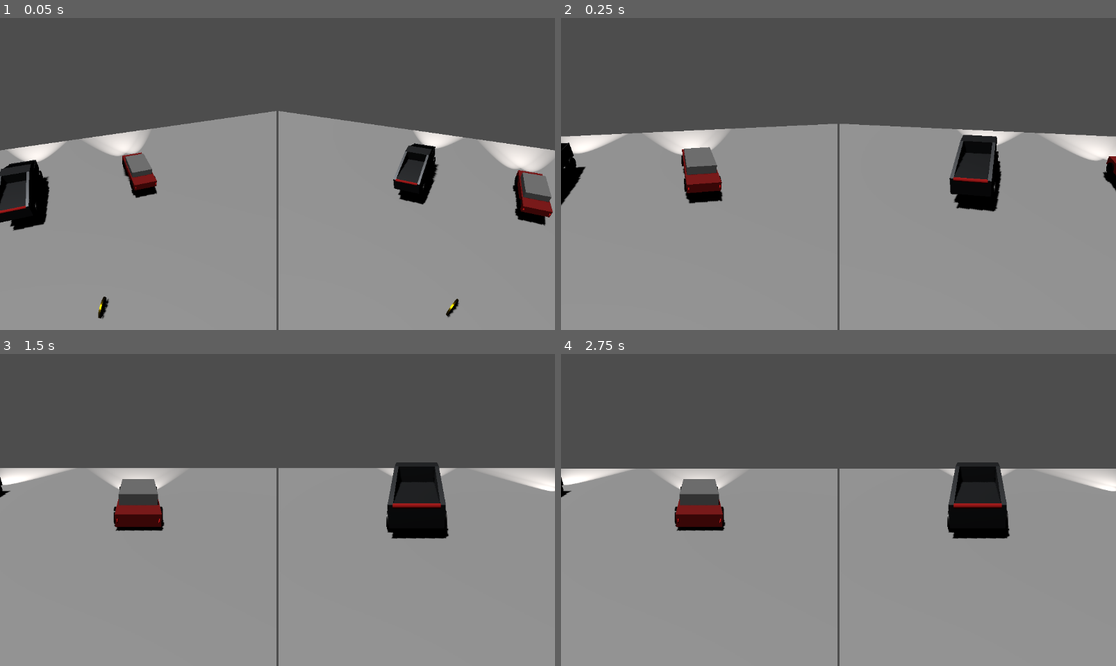
Above: before the commit, frames 1-4 (two rows, left to right).
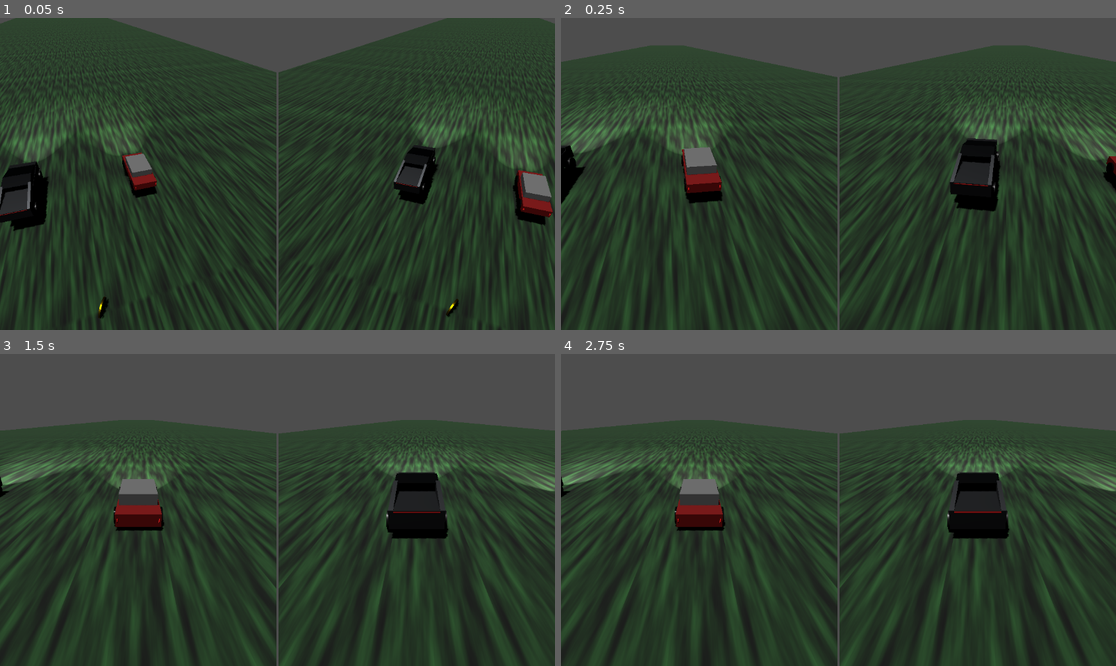
Above: after the commit, the same moments.

Repository: AntoineT01/Cyber-Race
Game: Godot game, scene res://jeux.tscn
Same seed, same stepped clock (60 frames per second), same inputs: the game is played once before the commit and once after it.
Inputs:
- Up to frame 1 (0.05 s): no input
- Up to frame 2 (0.25 s): no input
- Up to frame 3 (1.5 s): no input
- Up to frame 4 (2.75 s): tap Enter at 2 s

The runs differ from the first frame. In frame 1, 89% of the frame differs, in the area x 0-100%, y 0-100%; in frame 2, 82%; in frame 3, 72%; in frame 4, 72%.

Commit message:
feat(cybertruck) : graphic rework

Diff:
--- a/cybertruck.tscn
+++ b/cybertruck.tscn
@@ -1,12 +1,12 @@
-[gd_scene load_steps=16 format=3 uid="uid://ds05tvwkfuwrh"]
+[gd_scene load_steps=17 format=3 uid="uid://ds05tvwkfuwrh"]
 
 [ext_resource type="Script" path="res://voiture.gd" id="1_molc1"]
 
 [sub_resource type="BoxShape3D" id="BoxShape3D_1"]
-size = Vector3(2.2, 1.6, 5.8)
+size = Vector3(2.2, 2, 5.8)
 
 [sub_resource type="BoxMesh" id="BoxMesh_yectt"]
-size = Vector3(2.2, 1, 5.8)
+size = Vector3(2.2, 0.8, 5.8)
 
 [sub_resource type="StandardMaterial3D" id="StandardMaterial3D_1"]
 albedo_color = Color(0.75, 0.77, 0.8, 1)
@@ -14,8 +14,8 @@
 roughness = 0.3
 
 [sub_resource type="PrismMesh" id="PrismMesh_2"]
-left_to_right = 0.85
-size = Vector3(2.1, 0.8, 2.1)
+left_to_right = 1.0
+size = Vector3(2.4, 0.6, 2.1)
 
 [sub_resource type="StandardMaterial3D" id="StandardMaterial3D_2"]
 albedo_color = Color(0.6, 0.62, 0.65, 1)
@@ -36,13 +36,12 @@
 size = Vector3(2, 0.05, 0.1)
 
 [sub_resource type="StandardMaterial3D" id="StandardMaterial3D_4"]
-albedo_color = Color(1, 0.9, 0.4, 1)
 emission_enabled = true
-emission = Color(1, 0.9, 0.4, 1)
+emission = Color(1, 0.901961, 1, 1)
 emission_energy_multiplier = 2.0
 
 [sub_resource type="BoxMesh" id="BoxMesh_reewa"]
-size = Vector3(2.2, 1, 1)
+size = Vector3(2.2, 0.4, 0.7)
 
 [sub_resource type="StandardMaterial3D" id="StandardMaterial3D_g5aav"]
 albedo_color = Color(0.75, 0.77, 0.8, 1)
@@ -51,11 +50,11 @@
 
 [sub_resource type="PrismMesh" id="PrismMesh_41cqt"]
 left_to_right = 0.0
-size = Vector3(3, 0.8, 0.2)
+size = Vector3(2.4, 0.5, 0.2)
 
 [sub_resource type="CylinderMesh" id="CylinderMesh_fpl72"]
-top_radius = 0.1
-bottom_radius = 0.1
+top_radius = 0.05
+bottom_radius = 0.05
 height = 1.8
 radial_segments = 16
 rings = 1
@@ -65,6 +64,10 @@
 emission_enabled = true
 emission = Color(1, 0, 0, 1)
 emission_energy_multiplier = 0.0
+
+[sub_resource type="BoxMesh" id="BoxMesh_gpoa5"]
+material = SubResource("StandardMaterial3D_2")
+size = Vector3(2.1, 1.2, 1.2)
 
 [node name="Cybertruck" type="VehicleBody3D"]
 collision_layer = 2
@@ -75,21 +78,22 @@
 script = ExtResource("1_molc1")
 
 [node name="CollisionShape3D" type="CollisionShape3D" parent="."]
-transform = Transform3D(1, 0, 0, 0, 1, 0, 0, 0, 1, 0, 0.8, 0)
+transform = Transform3D(1, 0, 0, 0, 1, 0, 0, 0, 1, 0, 1, -0.00547123)
 shape = SubResource("BoxShape3D_1")
 
 [node name="CybertruckBody" type="MeshInstance3D" parent="."]
-transform = Transform3D(-1, 0, -8.74228e-08, 0, 1, 0, 8.74228e-08, 0, -1, 0.00540638, 1.03149, -0.059455)
+transform = Transform3D(-1, 0, -8.74228e-08, 0, 1, 0, 8.74228e-08, 0, -1, 0, 0.9, -0.059)
 mesh = SubResource("BoxMesh_yectt")
 surface_material_override/0 = SubResource("StandardMaterial3D_1")
 
 [node name="Cabin" type="MeshInstance3D" parent="."]
-transform = Transform3D(-4.37114e-08, 0, 1, 0, 1, 0, -1, 0, -4.37114e-08, 0.0106604, 1.87423, 1.79981)
+transform = Transform3D(-4.37114e-08, 0, 1, 0, 1, 0, -1, 0, -4.37114e-08, 0, 1.6, 1.64474)
 mesh = SubResource("PrismMesh_2")
 surface_material_override/0 = SubResource("StandardMaterial3D_2")
 
 [node name="FrontLeftWheel" type="VehicleWheel3D" parent="."]
 transform = Transform3D(1, 0, 0, 0, 1, 0, 0, 0, 1, 1.1, 0.45, 2)
+use_as_traction = true
 use_as_steering = true
 
 [node name="MeshInstance3D" type="MeshInstance3D" parent="FrontLeftWheel"]
@@ -99,6 +103,7 @@
 
 [node name="FrontRightWheel" type="VehicleWheel3D" parent="."]
 transform = Transform3D(1, 0, 0, 0, 1, 0, 0, 0, 1, -1.1, 0.45, 2)
+use_as_traction = true
 use_as_steering = true
 
 [node name="MeshInstance3D" type="MeshInstance3D" parent="FrontRightWheel"]
@@ -125,15 +130,15 @@
 surface_material_override/0 = SubResource("StandardMaterial3D_3")
 
 [node name="Headlights" type="Node3D" parent="."]
+transform = Transform3D(1, 0, 0, 0, 1, 0, 0, 0, 1, 0, 0.257473, 0)
 
 [node name="Headlight" type="MeshInstance3D" parent="Headlights"]
-transform = Transform3D(1, 0, 0, 0, 1, 0, 0, 0, 1, 0, 0.9, 2.9)
+transform = Transform3D(1, 0, 0, 0, 1, 0, 0, 0, 1, 0, 0.990635, 2.79284)
 mesh = SubResource("BoxMesh_3")
 surface_material_override/0 = SubResource("StandardMaterial3D_4")
 
 [node name="LeftHeadlightLight" type="SpotLight3D" parent="Headlights/Headlight"]
-transform = Transform3D(-1, 0, 8.74228e-08, 0, 1, 0, -8.74228e-08, 0, -1, 0, 0, 0)
-light_color = Color(1, 0.945098, 0.909804, 1)
+transform = Transform3D(-1, 0, 8.74228e-08, 0, 1, 0, -8.74228e-08, 0, -1, 0, -0.276693, 0)
 light_energy = 5.0
 light_indirect_energy = 2.0
 light_volumetric_fog_energy = 2.0
@@ -142,7 +147,7 @@
 spot_angle_attenuation = 0.5
 
 [node name="RightHeadlightLight" type="SpotLight3D" parent="Headlights/Headlight"]
-transform = Transform3D(-1, 0, 8.74228e-08, 0, 1, 0, -8.74228e-08, 0, -1, 0, 0, 0)
+transform = Transform3D(-1, 0, 8.74228e-08, 0, 1, 0, -8.74228e-08, 0, -1, 0, -0.276693, 0)
 light_color = Color(1, 0.945098, 0.909804, 1)
 light_energy = 5.0
 light_indirect_energy = 2.0
@@ -152,17 +157,17 @@
 spot_angle_attenuation = 0.5
 
 [node name="MeshInstance3D" type="MeshInstance3D" parent="."]
-transform = Transform3D(1, 0, 0, 0, 1, 0, 0, 0, 1, 0, 1.83001, 0.572328)
+transform = Transform3D(1, 0, 0, 0, 0.969192, -0.246306, 0, 0.246306, 0.969192, 0, 1.23, 2.46573)
 mesh = SubResource("BoxMesh_reewa")
 surface_material_override/0 = SubResource("StandardMaterial3D_g5aav")
 
 [node name="MeshInstance3D2" type="MeshInstance3D" parent="."]
-transform = Transform3D(-4.37114e-08, 0, 1, 0, 1, 0, -1, 0, -4.37114e-08, 0.996419, 1.94644, -1.43727)
+transform = Transform3D(-4.37114e-08, 0, 1, 0, 1, 0, -1, 0, -4.37114e-08, 1, 1.55, -1.75)
 mesh = SubResource("PrismMesh_41cqt")
 surface_material_override/0 = SubResource("StandardMaterial3D_1")
 
 [node name="MeshInstance3D3" type="MeshInstance3D" parent="."]
-transform = Transform3D(-4.37114e-08, 0, 1, 0, 1, 0, -1, 0, -4.37114e-08, -0.995844, 1.94644, -1.43727)
+transform = Transform3D(-4.37114e-08, 0, 1, 0, 1, 0, -1, 0, -4.37114e-08, -1, 1.55, -1.75)
 mesh = SubResource("PrismMesh_41cqt")
 surface_material_override/0 = SubResource("StandardMaterial3D_1")
 
@@ -190,13 +195,17 @@
 transform = Transform3D(1, 0, 0, 0, 1, 0, 0, 0, 1, 0, 0.668969, -0.75201)
 
 [node name="LeftTaillight" type="MeshInstance3D" parent="Taillights"]
-transform = Transform3D(-4.37114e-08, -1, 0, 1, -4.37114e-08, 0, 0, 0, 1, 0, 0.8, -2.13935)
+transform = Transform3D(-4.37114e-08, -1, 0, 1, -4.37114e-08, 0, 0, 0, 1, 0, 0.559088, -2.17036)
 mesh = SubResource("CylinderMesh_fpl72")
 surface_material_override/0 = SubResource("StandardMaterial3D_84gdi")
 
 [node name="RightTaillight" type="MeshInstance3D" parent="Taillights"]
-transform = Transform3D(-4.37114e-08, -1, 0, 1, -4.37114e-08, 0, 0, 0, 1, 0, 0.699884, -1.97343)
+transform = Transform3D(-4.37114e-08, -1, 0, 1, -4.37114e-08, 0, 0, 0, 1, 0, 0.423191, -1.97343)
 mesh = SubResource("CylinderMesh_fpl72")
 surface_material_override/0 = SubResource("StandardMaterial3D_84gdi")
 
+[node name="MeshInstance3D5" type="MeshInstance3D" parent="."]
+transform = Transform3D(1, 0, 0, 0, 0.99008, 0.140504, 0, -0.140504, 0.99008, 0, 1.223, -0.067)
+mesh = SubResource("BoxMesh_gpoa5")
+
 [connection signal="body_entered" from="." to="." method="_on_body_entered"]
--- a/jeux.tscn
+++ b/jeux.tscn
@@ -1,15 +1,28 @@
-[gd_scene load_steps=15 format=3 uid="uid://bnxxx"]
+[gd_scene load_steps=19 format=3 uid="uid://bnxxx"]
 
 [ext_resource type="PackedScene" uid="uid://c7ttf85vfj4cj" path="res://voiture.tscn" id="1_abcde"]
 [ext_resource type="Script" path="res://camera_follow.gd" id="2_fghij"]
 [ext_resource type="PackedScene" uid="uid://btfh3r6kqb0wg" path="res://piece.tscn" id="3_klmno"]
 [ext_resource type="PackedScene" uid="uid://ds05tvwkfuwrh" path="res://cybertruck.tscn" id="4_buaph"]
+[ext_resource type="PackedScene" uid="uid://dxwjn6fmudjrc" path="res://terrain.tscn" id="5_uf4n7"]
 
 [sub_resource type="BoxShape3D" id="BoxShape3D_1"]
-size = Vector3(100, 1, 100)
+size = Vector3(100, 1, 1500)
+
+[sub_resource type="FastNoiseLite" id="FastNoiseLite_d55ql"]
+
+[sub_resource type="NoiseTexture2D" id="NoiseTexture2D_2qs5e"]
+noise = SubResource("FastNoiseLite_d55ql")
+
+[sub_resource type="StandardMaterial3D" id="StandardMaterial3D_j4mem"]
+albedo_color = Color(0.1739, 0.37, 0.177168, 1)
+albedo_texture = SubResource("NoiseTexture2D_2qs5e")
+normal_scale = -1.7
+uv1_scale = Vector3(100, 100, 100)
 
 [sub_resource type="BoxMesh" id="BoxMesh_1"]
-size = Vector3(100, 1, 100)
+material = SubResource("StandardMaterial3D_j4mem")
+size = Vector3(100, 1, 1500)
 
 [sub_resource type="BoxShape3D" id="BoxShape3D_2"]
 size = Vector3(20, 1, 40)
@@ -105,9 +118,10 @@
 mesh = SubResource("BoxMesh_3")
 
 [node name="Ramp1" type="StaticBody3D" parent="World"]
-transform = Transform3D(1, 0, 0, 0, 1, 0, 0, 0, 1, -20, 1.79008, -12.3338)
+transform = Transform3D(0.0223209, 0, 0.999751, 0, 1, 0, -0.999751, 0, 0.0223209, -3.11959, 1.79008, 10.4486)
 
 [node name="MeshInstance3D" type="MeshInstance3D" parent="World/Ramp1"]
+transform = Transform3D(1, 0, 0, 0, 1, 0, 0, 0, 1, 0, 0.47248, 0)
 mesh = SubResource("PrismMesh_1")
 
 [node name="CollisionShape3D" type="CollisionShape3D" parent="World/Ramp1"]
@@ -137,8 +151,7 @@
 collision_layer = 1
 collision_mask = 1
 mass = 40.0
-center_of_mass_mode = 0
-center_of_mass = Vector3(0, 0, 0)
+center_of_mass_mode = -1
 steering_control = "steering_1"
 throttle_control = "throttle_1"
 brake_control = "brake_1"
@@ -148,7 +161,7 @@
 transform = Transform3D(1, 0, 0, 0, 1, 0, 0, 0, 1, 5, 1, 40)
 collision_layer = 1
 collision_mask = 1
-mass = 30.0
+mass = 40.0
 center_of_mass_mode = -1
 steering_control = "steering_2"
 throttle_control = "throttle_2"
@@ -175,3 +188,5 @@
 
 [node name="Piece5" parent="World/Pieces" instance=ExtResource("3_klmno")]
 transform = Transform3D(1, 0, 0, 0, 1, 0, 0, 0, 1, 0, 6, 0)
+
+[node name="terrain" parent="." instance=ExtResource("5_uf4n7")]
--- a/terrain.tscn
+++ b/terrain.tscn
@@ -1,86 +1,5 @@
-[gd_scene load_steps=5 format=3 uid="uid://bnxxx"]
+[gd_scene format=3 uid="uid://dxwjn6fmudjrc"]
 
-[ext_resource type="PackedScene" path="res://voiture.tscn" id="1_abcde"]
-[ext_resource type="Script" path="res://camera_follow.gd" id="2_fghij"]
-[ext_resource type="PackedScene" path="res://piece.tscn" id="3_klmno"]
-[ext_resource type="PackedScene" path="res://terrain_basic.tscn" id="4_pqrst"]
+[node name="terrain" type="Node3D"]
 
-[node name="Jeux" type="Node"]
-
-[node name="SplitScreen" type="HBoxContainer" parent="."]
-anchors_preset = 15
-anchor_right = 1.0
-anchor_bottom = 1.0
-grow_horizontal = 2
-grow_vertical = 2
-
-[node name="ViewportContainer1" type="SubViewportContainer" parent="SplitScreen"]
-layout_mode = 2
-size_flags_horizontal = 3
-stretch = true
-
-[node name="SubViewport1" type="SubViewport" parent="SplitScreen/ViewportContainer1"]
-handle_input_locally = false
-size = Vector2i(640, 480)
-render_target_update_mode = 4
-
-[node name="Camera3D1" type="Camera3D" parent="SplitScreen/ViewportContainer1/SubViewport1"]
-transform = Transform3D(1, 0, 0, 0, 0.866025, 0.5, 0, -0.5, 0.866025, 0, 5, 10)
-script = ExtResource("2_fghij")
-target_name = "Voiture1"
-
-[node name="ViewportContainer2" type="SubViewportContainer" parent="SplitScreen"]
-layout_mode = 2
-size_flags_horizontal = 3
-stretch = true
-
-[node name="SubViewport2" type="SubViewport" parent="SplitScreen/ViewportContainer2"]
-handle_input_locally = false
-size = Vector2i(640, 480)
-render_target_update_mode = 4
-
-[node name="Camera3D2" type="Camera3D" parent="SplitScreen/ViewportContainer2/SubViewport2"]
-transform = Transform3D(1, 0, 0, 0, 0.866025, 0.5, 0, -0.5, 0.866025, 0, 5, 10)
-script = ExtResource("2_fghij")
-target_name = "Voiture2"
-
-[node name="World" type="Node3D" parent="."]
-
-[node name="Terrain" parent="World" instance=ExtResource("4_pqrst")]
-
-[node name="Voiture1" parent="World" instance=ExtResource("1_abcde")]
-transform = Transform3D(1, 0, 0, 0, 1, 0, 0, 0, 1, -30, 1, 0)
-collision_layer = 2
-collision_mask = 3
-steering_control = "steering_1"
-throttle_control = "throttle_1"
-brake_control = "brake_1"
-
-[node name="Voiture2" parent="World" instance=ExtResource("1_abcde")]
-transform = Transform3D(1, 0, 0, 0, 1, 0, 0, 0, 1, -25, 1, 0)
-collision_layer = 2
-collision_mask = 3
-steering_control = "steering_2"
-throttle_control = "throttle_2"
-brake_control = "brake_2"
-
-[node name="DirectionalLight3D" type="DirectionalLight3D" parent="World"]
-transform = Transform3D(0.866025, -0.433013, 0.25, 0, 0.5, 0.866025, -0.5, -0.75, 0.433013, 0, 10, 0)
-shadow_enabled = true
-
-[node name="Pieces" type="Node3D" parent="World"]
-
-[node name="Piece1" parent="World/Pieces" instance=ExtResource("3_klmno")]
-transform = Transform3D(1, 0, 0, 0, 1, 0, 0, 0, 1, 0, 1.5, -4)
-
-[node name="Piece2" parent="World/Pieces" instance=ExtResource("3_klmno")]
-transform = Transform3D(1, 0, 0, 0, 1, 0, 0, 0, 1, 20, 3.5, 0)
-
-[node name="Piece3" parent="World/Pieces" instance=ExtResource("3_klmno")]
-transform = Transform3D(1, 0, 0, 0, 1, 0, 0, 0, 1, -20, 3.5, 0)
-
-[node name="Piece4" parent="World/Pieces" instance=ExtResource("3_klmno")]
-transform = Transform3D(1, 0, 0, 0, 1, 0, 0, 0, 1, 35, 1.5, -35)
-
-[node name="Piece5" parent="World/Pieces" instance=ExtResource("3_klmno")]
-transform = Transform3D(1, 0, 0, 0, 1, 0, 0, 0, 1, -35, 1.5, 35)
+[node name="GridMap" type="GridMap" parent="."]
--- a/voiture.tscn
+++ b/voiture.tscn
@@ -82,6 +82,7 @@
 
 [node name="FrontLeftWheel" type="VehicleWheel3D" parent="."]
 transform = Transform3D(1, 0, 0, 0, 1, 0, 0, 0, 1, 1, 0.4, 1.5)
+use_as_traction = true
 use_as_steering = true
 
 [node name="MeshInstance3D" type="MeshInstance3D" parent="FrontLeftWheel"]
@@ -91,6 +92,7 @@
 
 [node name="FrontRightWheel" type="VehicleWheel3D" parent="."]
 transform = Transform3D(1, 0, 0, 0, 1, 0, 0, 0, 1, -1, 0.4, 1.5)
+use_as_traction = true
 use_as_steering = true
 
 [node name="MeshInstance3D" type="MeshInstance3D" parent="FrontRightWheel"]
